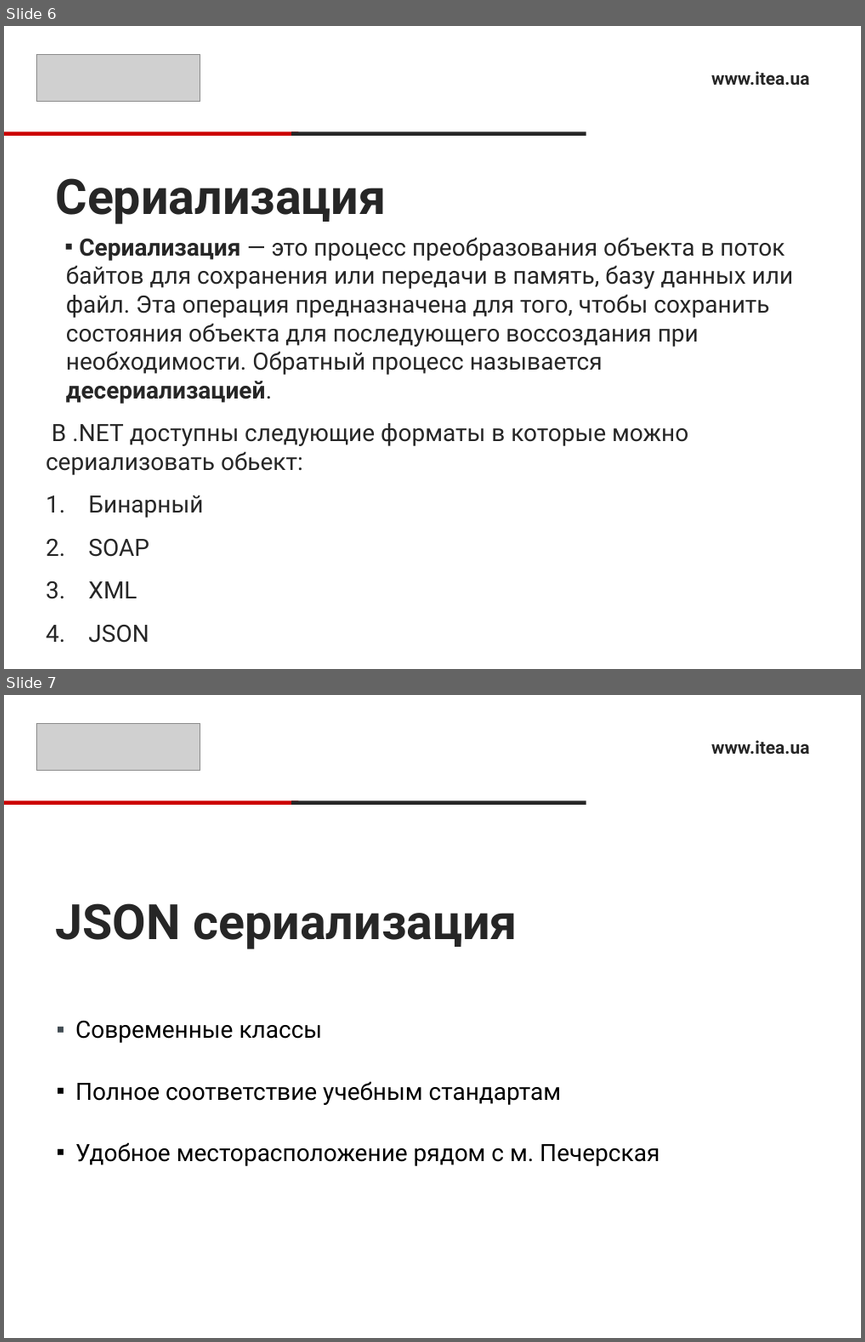
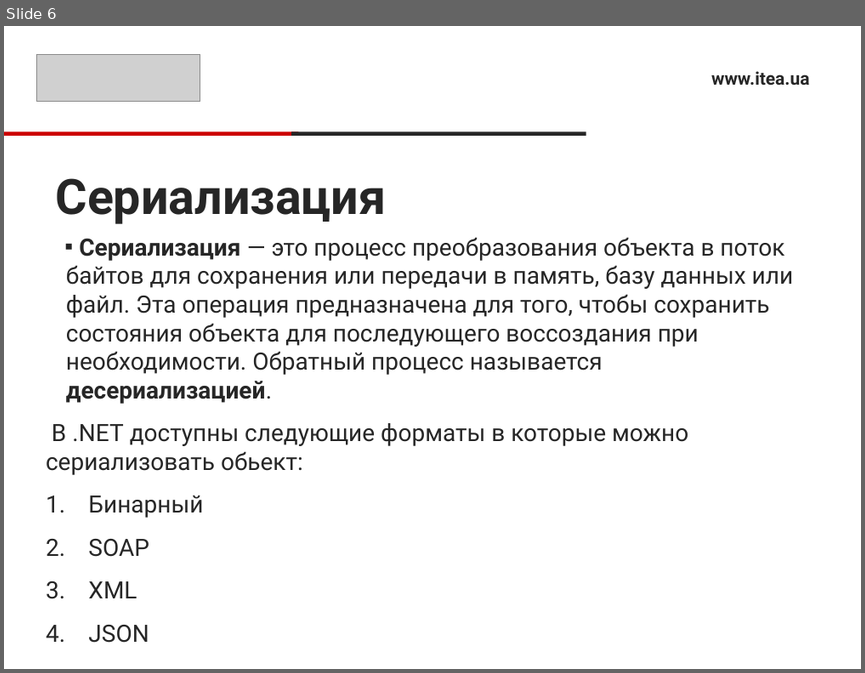
Before and after one commit to Ryabik/CSharpProfessional, a slide deck: 10.Serialization/SerializationPresentation.pptx. Shown one above the other, each under a label of ours: slides 6 and 7 before the commit, slide 6 after it. The pictures are 865x1342 and 865x673 pixels, drawn with LibreOffice and Linux fonts; fonts in the diff are those of the drawing; grey boxes stand for pictures. Boxes give left, top, right and bottom in pixels: in the first picture for what was removed or moved away, otherwise in the second. Text is boxed around its words. In the diff, an @@ line names an element or a change of style, - is before the commit and + after.

```diff
--- a/10.Serialization/SerializationPresentation.pptx
+++ b/10.Serialization/SerializationPresentation.pptx
@@ slide 7 removed at (4, 695, 861, 1338), background #FFFFFF @@
@@ picture removed at (37, 723, 200, 771) @@
@@ text removed at (711, 740, 809, 754) @@
-www.itea.ua
@@ rectangle removed at (4, 800, 299, 805) @@
@@ rectangle removed at (291, 800, 585, 805) @@
@@ title removed at (55, 903, 517, 949) @@
-JSON сериализация
@@ text removed at (75, 1020, 659, 1166) @@
-▪ Современные классы
-▪ Полное соответствие учебным стандартам
-▪ Удобное месторасположение рядом с м. Печерская
```
